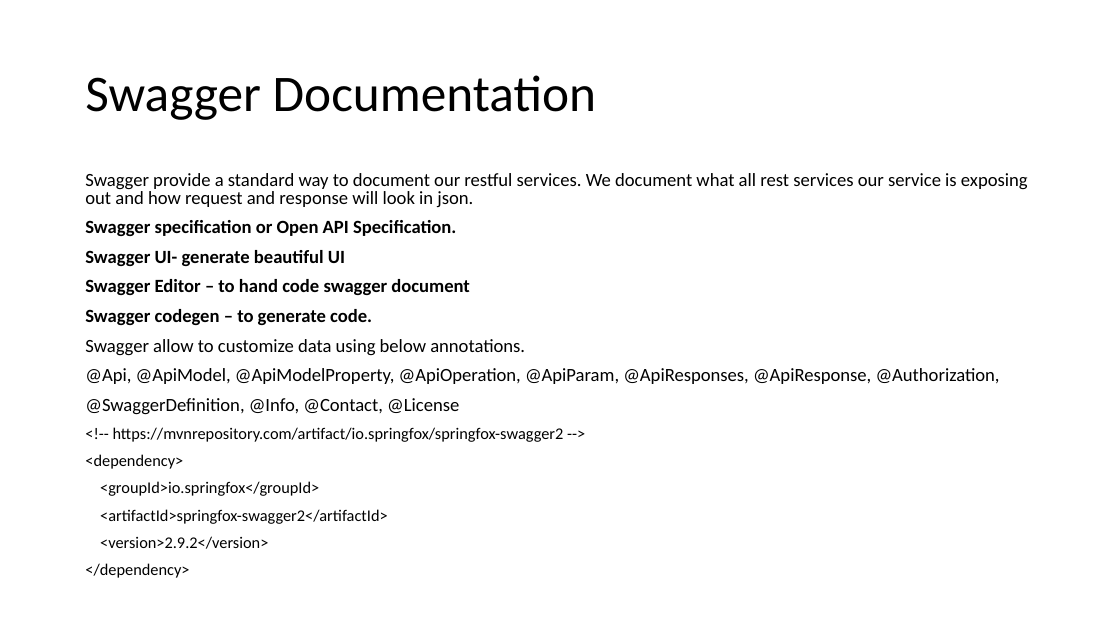
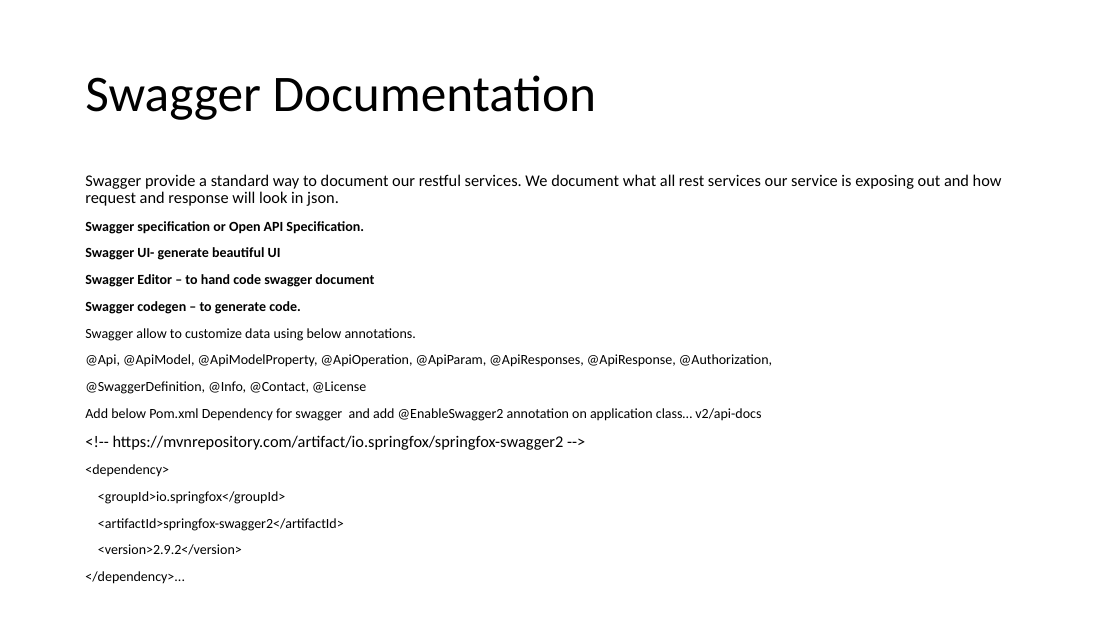
Before and after one commit to shi514652697/Resources, a slide deck: slide 14 of SpringBootPPT/SpringBootFundamental.pptx. Drawn at 1120x630 pixels with LibreOffice and Linux fonts; fonts in the diff are those of the drawing. Boxes give left, top, right and bottom in pixels: in the first picture for what was removed or moved away, otherwise in the second. Text is boxed around its words. In the diff, an @@ line names an element or a change of style, - is before the commit and + after.

Commit message:
updated

```diff
--- a/SpringBootPPT/SpringBootFundamental.pptx
+++ b/SpringBootPPT/SpringBootFundamental.pptx
@@ text at <box>85,174,1002,555</box>: size 16 to 14 pt in "Swagger provide a standard way to document ..."; size 16 to 12 pt in "Swagger specification or Open API Specification.", "Swagger UI- generate beautiful UI", "Swagger Editor – to hand code swagger ...", "Swagger codegen – to generate code." and 3 more places; size 14 to 12 pt in "<dependency>", "<groupId>io.springfox</groupId>", "<artifactId>springfox-swagger2</artifactId>", "<version>2.9.2</version>"; line spacing 0.8 to 0.9 @@
@@ text at <box>85,408,761,421</box>: paragraph added @@
+Add below Pom.xml Dependency for swagger and add @EnableSwagger2 annotation on application class… v2/api-docs
@@ text at <box>85,571,185,584</box>: text changed; size 14 to 12 pt @@
-</dependency>
+</dependency>...
```
Also in this commit, not shown: 2 slides added, 2 slides removed.
